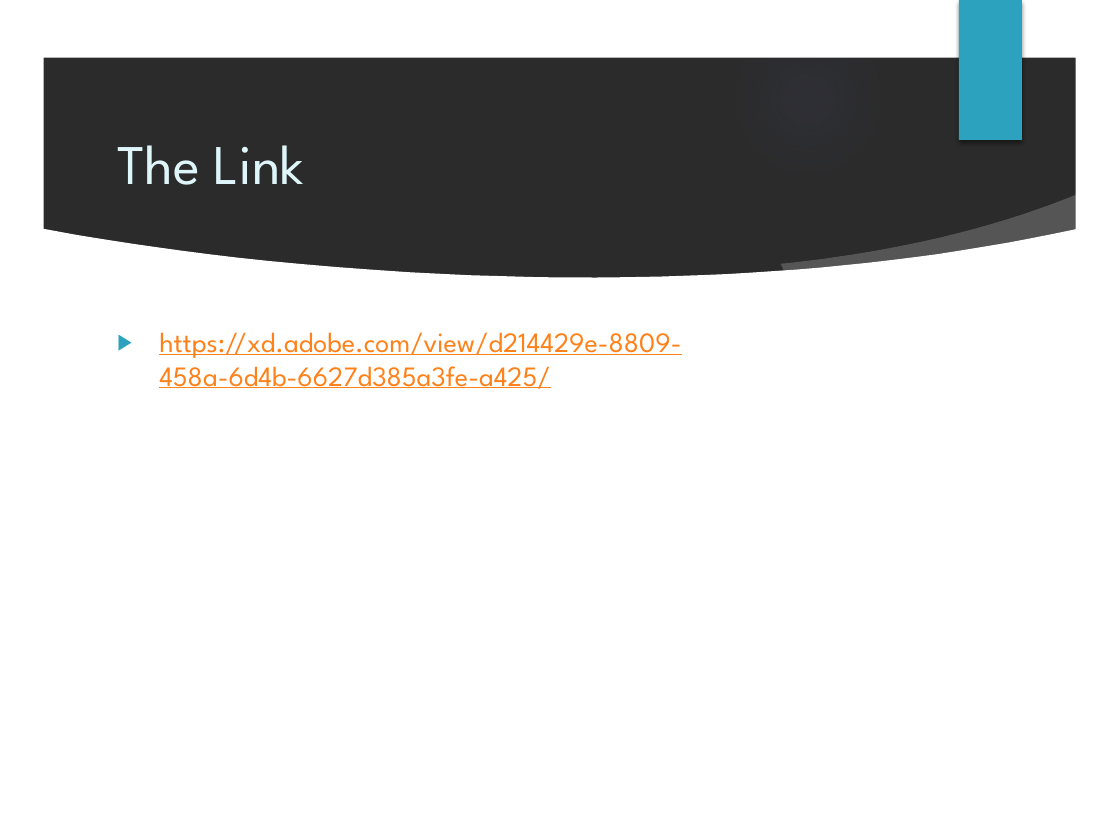
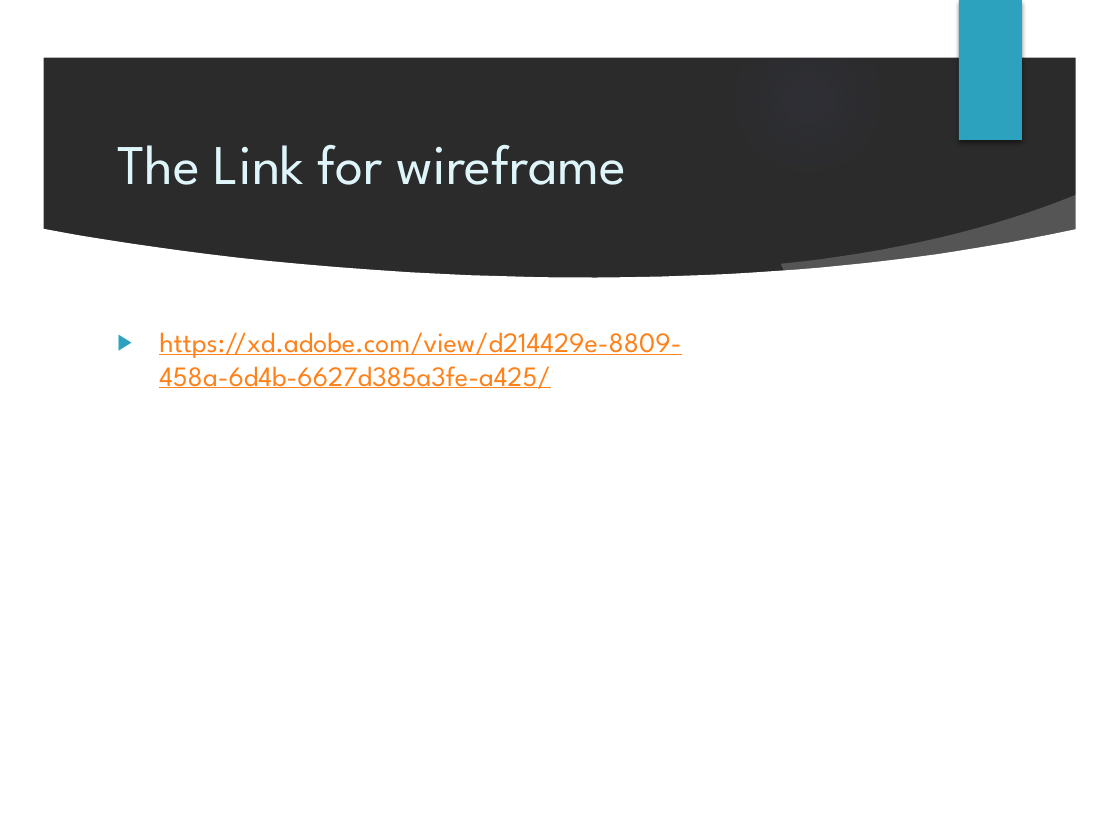
Before and after one commit to ritveak/Wordzone, a slide deck: slide 7 of review 1.pptx (slide 5 before the commit). Drawn at 1120x840 pixels with LibreOffice and Linux fonts; fonts in the diff are those of the drawing; background and template pictures are left out; a plain dark background stands for a picture behind light text. Boxes give left, top, right and bottom in pixels: in the first picture for what was removed or moved away, otherwise in the second. Text is boxed around its words. In the diff, an @@ line names an element or a change of style, - is before the commit and + after.

```diff
--- a/review 1.pptx
+++ b/review 1.pptx
@@ title at [117,145,626,185]: text changed @@
-The Link
+The Link for wireframe
```
Also in this commit, not shown: 3 slides added, 1 slide removed, 19 other files.
